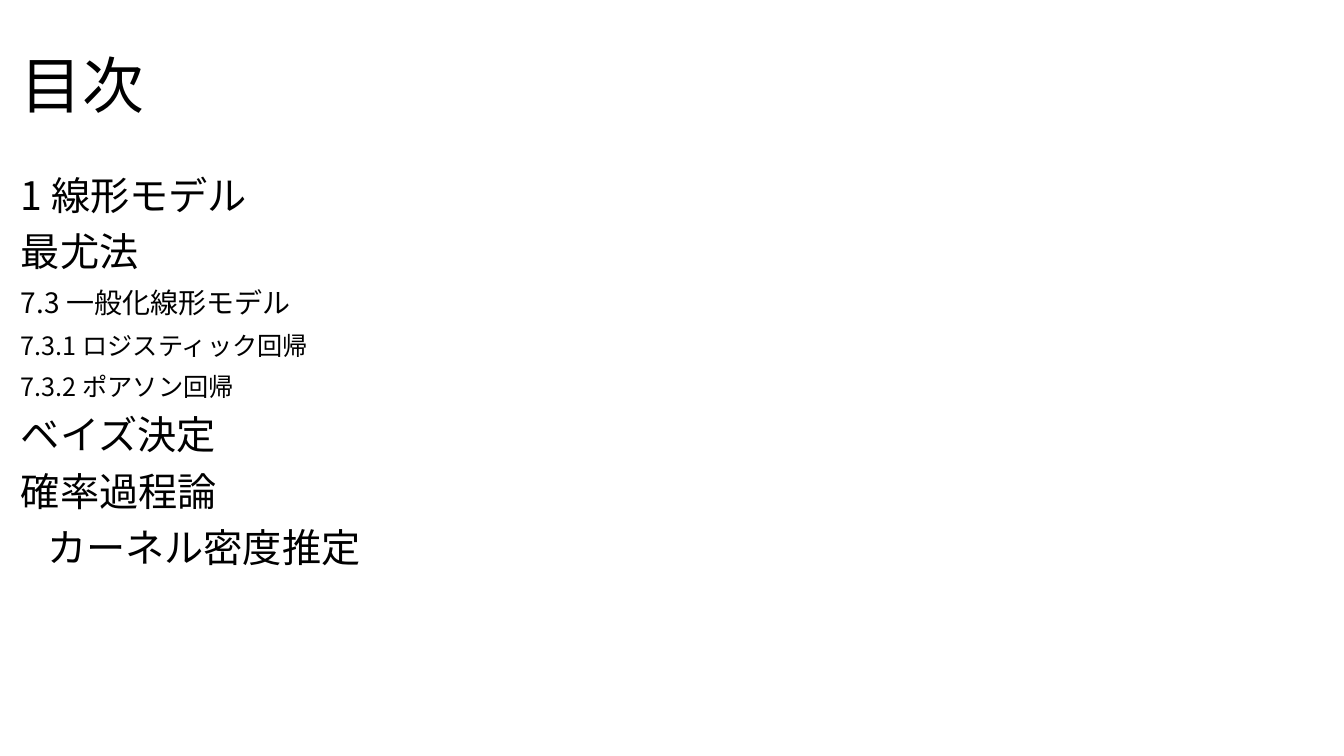
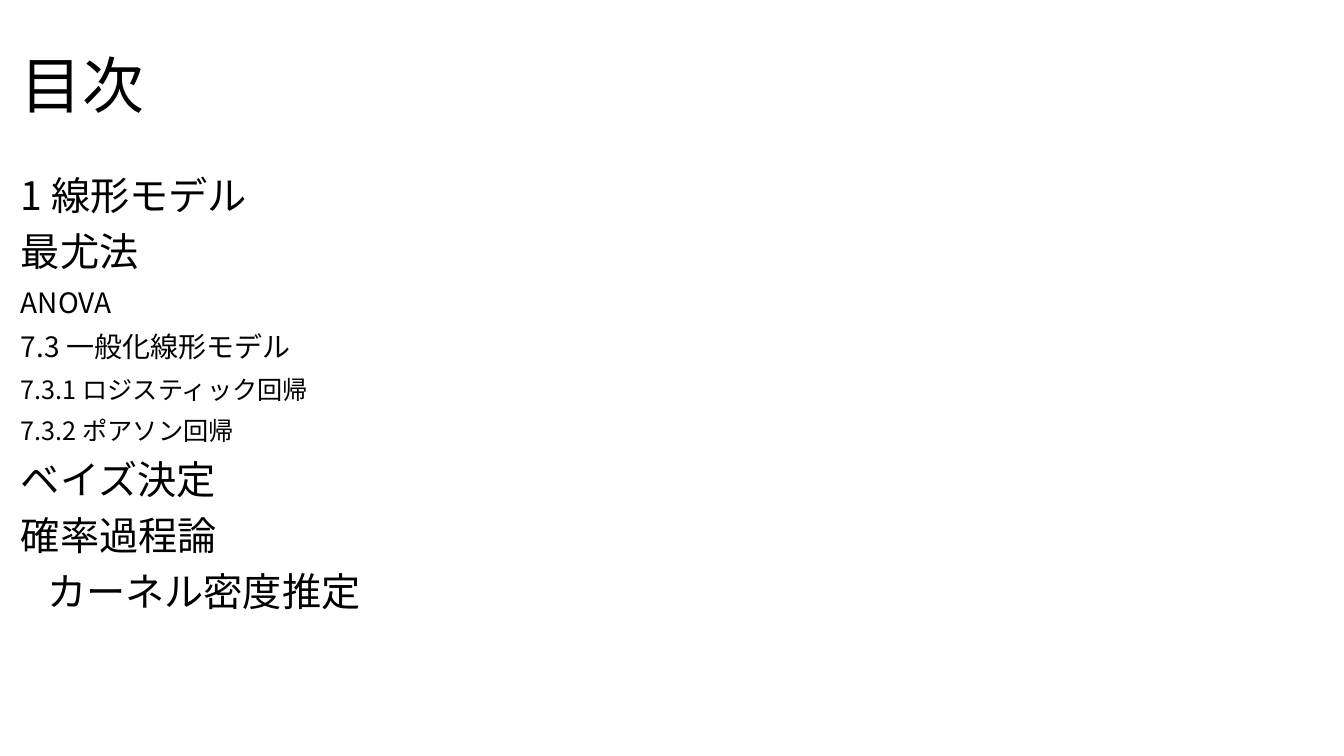
Before and after one commit to Yoshifumi14/stats, a slide deck: slide 2 of statistics2.pptx. Drawn at 1344x756 pixels with LibreOffice and Linux fonts; fonts in the diff are those of the drawing. Boxes give left, top, right and bottom in pixels: in the first picture for what was removed or moved away, otherwise in the second. Text is boxed around its words. In the diff, an @@ line names an element or a change of style, - is before the commit and + after.

Commit message:
anova

```diff
--- a/statistics2.pptx
+++ b/statistics2.pptx
@@ text at (x1=21, y1=292, x2=112, y2=314): paragraph added @@
+ANOVA
```
Also in this commit, not shown: 3 slides added, 1 other file.
